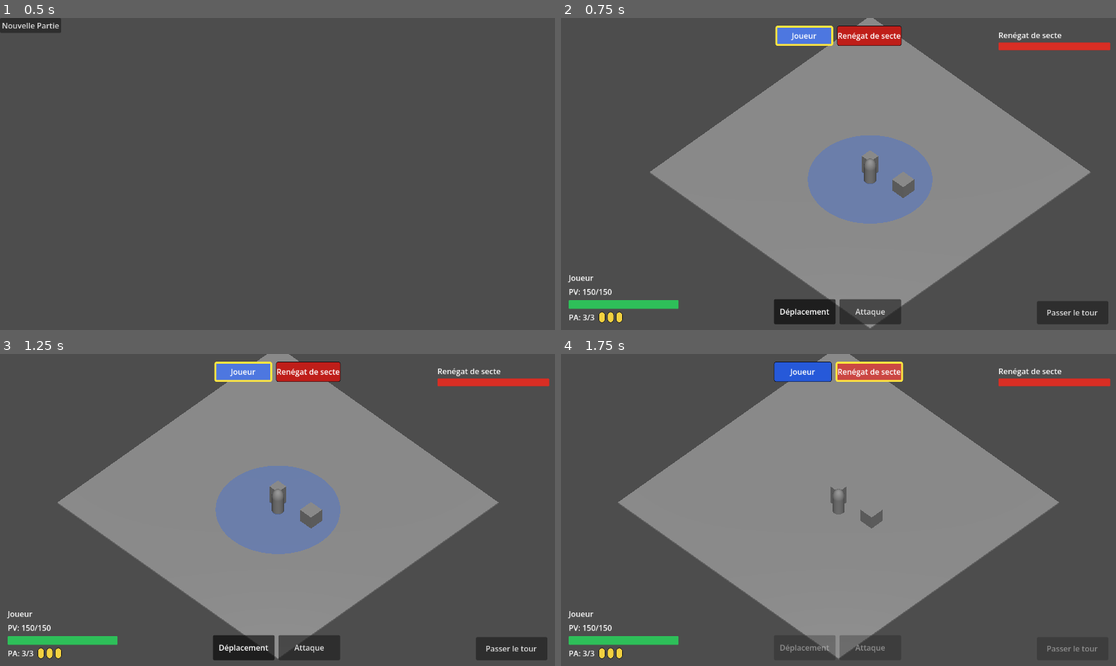
Above: before the commit, frames 1-4 (two rows, left to right).
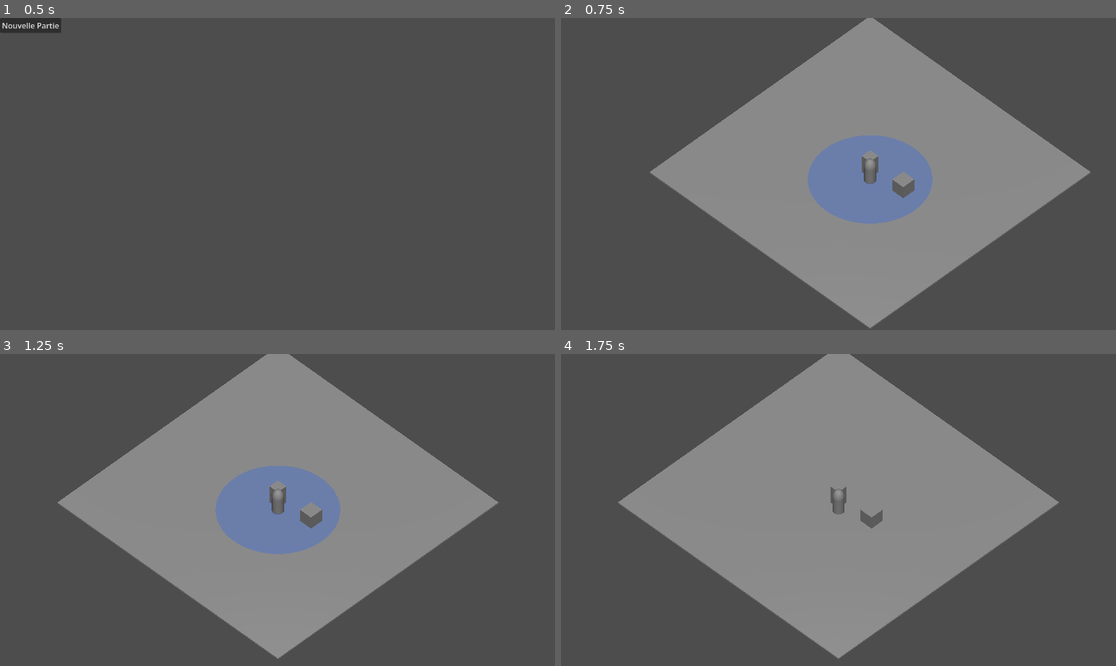
Above: after the commit, the same moments.

Repository: sillpct/lagoutte
Game: Godot game, scene res://scenes/main/main.tscn
The game is run twice, just before and just after one commit, with the same random seed, the same clock (stepped at 60 frames per second) and the same inputs.
Inputs (mouse positions are in pixels of both pictures, inside the frame that each line leads up to):
- Up to frame 1 (0.5 s): no input
- Up to frame 2 (0.75 s): click "Nouvelle Partie" at 0.5 s
- Up to frame 3 (1.25 s): no input
- Up to frame 4 (1.75 s): tap Enter (ui_accept) at 1.25, 1.52 s; move the mouse to (960, 494) at 1.27 s; hold Right (ui_right) from 1.28 s (still down); hold T (end_turn) from 1.28 s (still down); click (960, 494) at 1.42 s

Frame 1 is identical in both runs. In frame 2, 5.5% of the frame differs, in the area x 1-99%, y 2-99%; in frame 3, 5.5%; in frame 4, 3.5%.
Error in both runs: Invalid call. Nonexistent function 'is_combat_active' in base 'Node (CombatManager)'. (res://scenes/combat/enemy_brain.gd:30)

Commit message:
Update combat_ui.gd

Diff:
--- a/scenes/combat/combat_ui.gd
+++ b/scenes/combat/combat_ui.gd
@@ -29,6 +29,7 @@
 var _event_bus = null
 
 func _ready() -> void:
+	hide()
 	if combat_manager == null:
 		push_warning("CombatUI a besoin d'un CombatManager pour afficher l'ordre de tour.")
 		return
@@ -54,6 +55,16 @@
 	_refresh_end_turn_button()
 	_refresh_action_buttons()
 	_refresh_resource_bars()
+
+func show_combat_ui() -> void:
+	show()
+	refresh_turn_order()
+	_refresh_end_turn_button()
+	_refresh_action_buttons()
+	_refresh_resource_bars()
+
+func hide_combat_ui() -> void:
+	hide()
 
 func refresh_turn_order() -> void:
 	for child in turn_order_bar.get_children():
